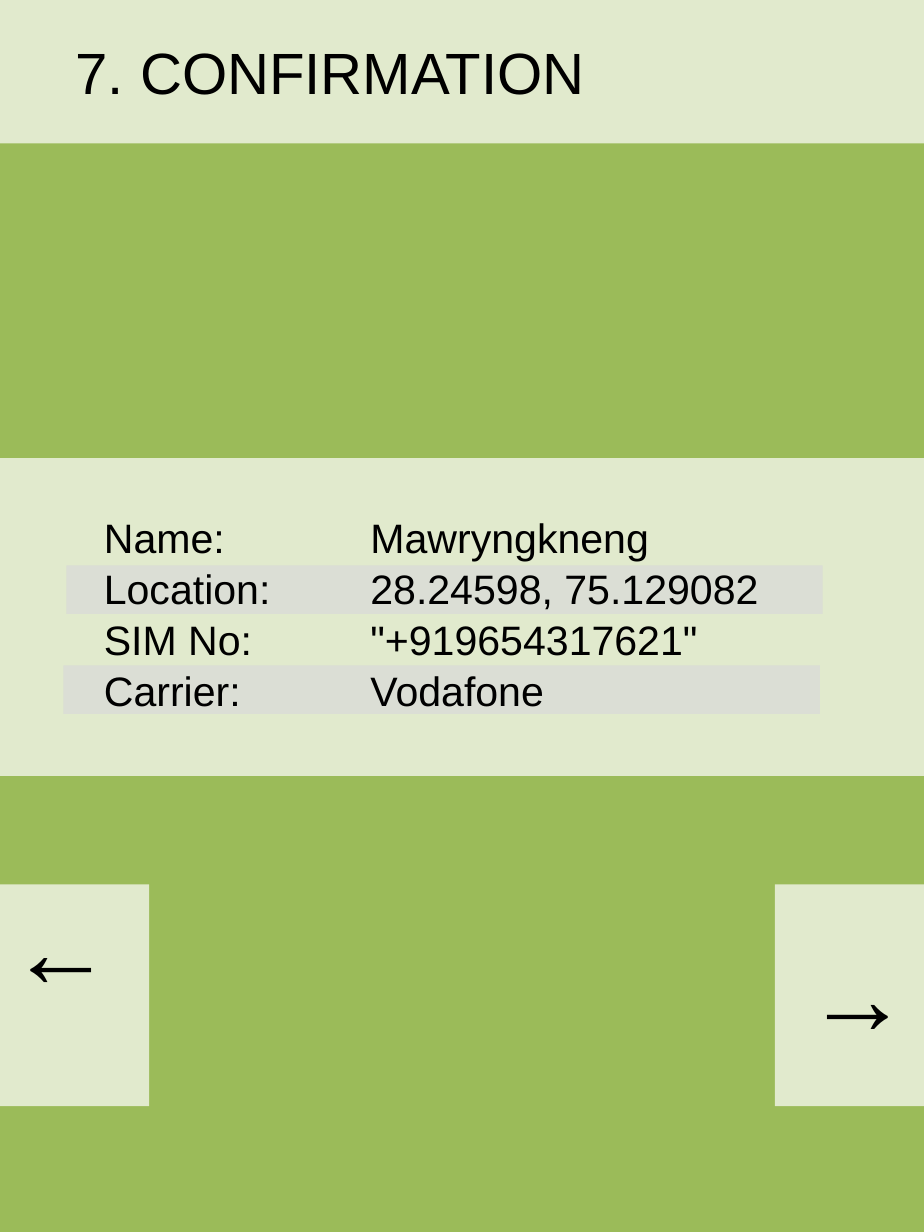
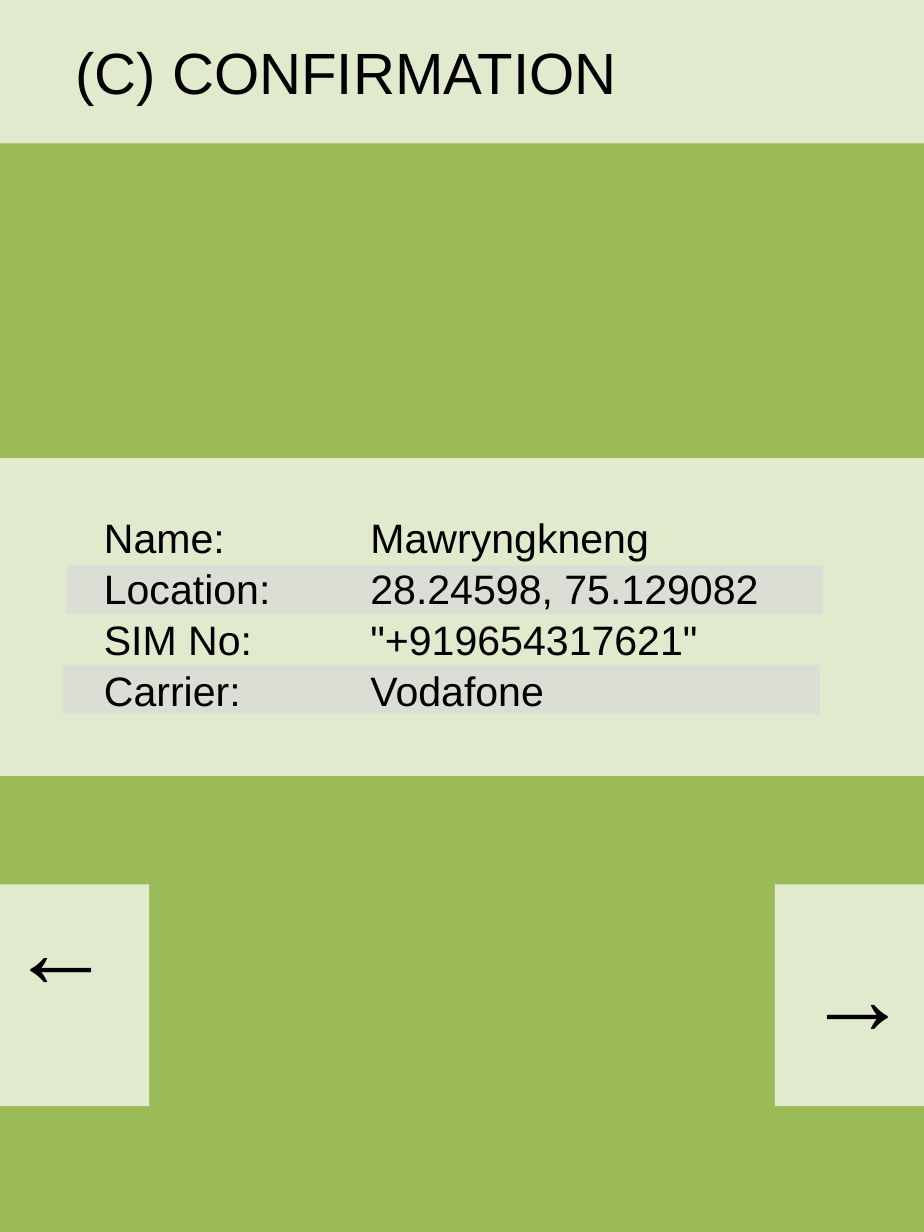
Before and after one commit to yobitechnologies/C3, a slide deck: slide 8 of Concept.pptx. Drawn at 924x1232 pixels with LibreOffice and Linux fonts; fonts in the diff are those of the drawing. Boxes give left, top, right and bottom in pixels: in the first picture for what was removed or moved away, otherwise in the second. Text is boxed around its words. In the diff, an @@ line names an element or a change of style, - is before the commit and + after.

```diff
--- a/Concept.pptx
+++ b/Concept.pptx
@@ text at bbox=[76, 52, 616, 105]: text changed @@
-7. CONFIRMATION
+(C) CONFIRMATION
```
Also in this commit, not shown: 13 other slides changed, 15 other files.
